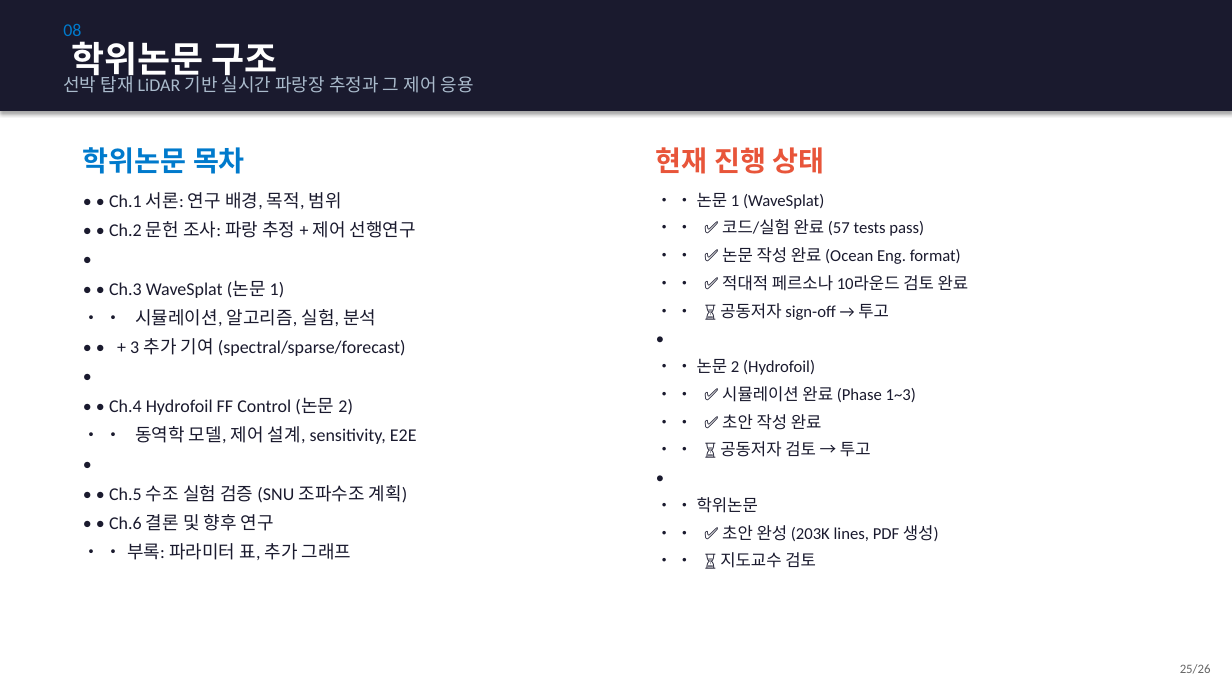
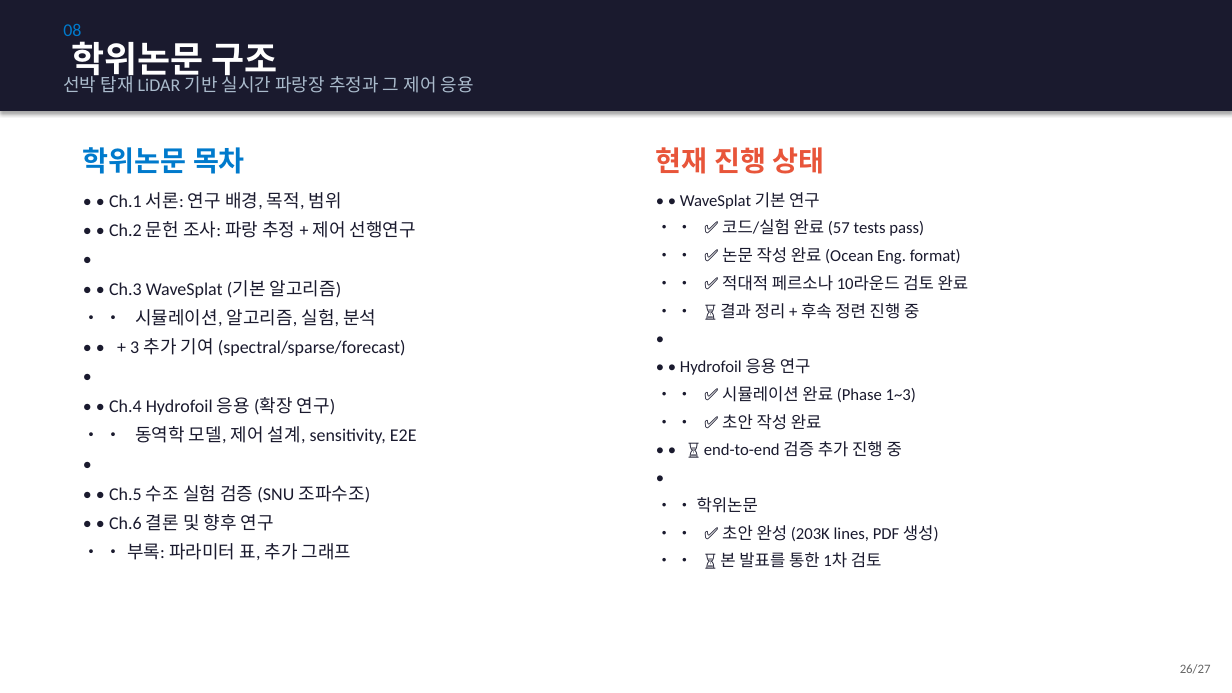
Before and after one commit to SAEYONGPARK94/wavesplat, a slide deck: slide 26 of wavesplat/docs/labmeeting_wavesplat.pptx (slide 25 before the commit). Drawn at 1232x693 pixels with LibreOffice and Linux fonts; fonts in the diff are those of the drawing. Boxes give left, top, right and bottom in pixels: in the first picture for what was removed or moved away, otherwise in the second. Text is boxed around its words. In the diff, an @@ line names an element or a change of style, - is before the commit and + after.

```diff
--- a/wavesplat/docs/labmeeting_wavesplat.pptx
+++ b/wavesplat/docs/labmeeting_wavesplat.pptx
@@ text at (680,192,820,209): text changed @@
-• • 논문 1 (WaveSplat)
+• • WaveSplat 기본 연구
@@ text at (109,280,342,298): text changed @@
-• • Ch.3 WaveSplat (논문 1)
+• • Ch.3 WaveSplat (기본 알고리즘)
@@ text at (720,303,919,319): text changed @@
-• • ⏳ 공동저자 sign-off → 투고
+• • ⏳ 결과 정리 + 후속 정련 진행 중
@@ text at (680,358,811,375): text changed @@
-• • 논문 2 (Hydrofoil)
+• • Hydrofoil 응용 연구
@@ text at (109,397,336,415): text changed @@
-• • Ch.4 Hydrofoil FF Control (논문 2)
+• • Ch.4 Hydrofoil 응용 (확장 연구)
@@ text at (704,441,902,457): text changed @@
-• • ⏳ 공동저자 검토 → 투고
+• • ⏳ end-to-end 검증 추가 진행 중
@@ text at (109,485,370,503): text changed @@
-• • Ch.5 수조 실험 검증 (SNU 조파수조 계획)
+• • Ch.5 수조 실험 검증 (SNU 조파수조)
@@ text at (720,552,882,568): text changed @@
-• • ⏳ 지도교수 검토
+• • ⏳ 본 발표를 통한 1차 검토
@@ text at (1180,664,1211,673): text changed @@
-25/26
+26/27
```
Also in this commit, not shown: 25 other slides changed, 1 slide added, 5 other files.
